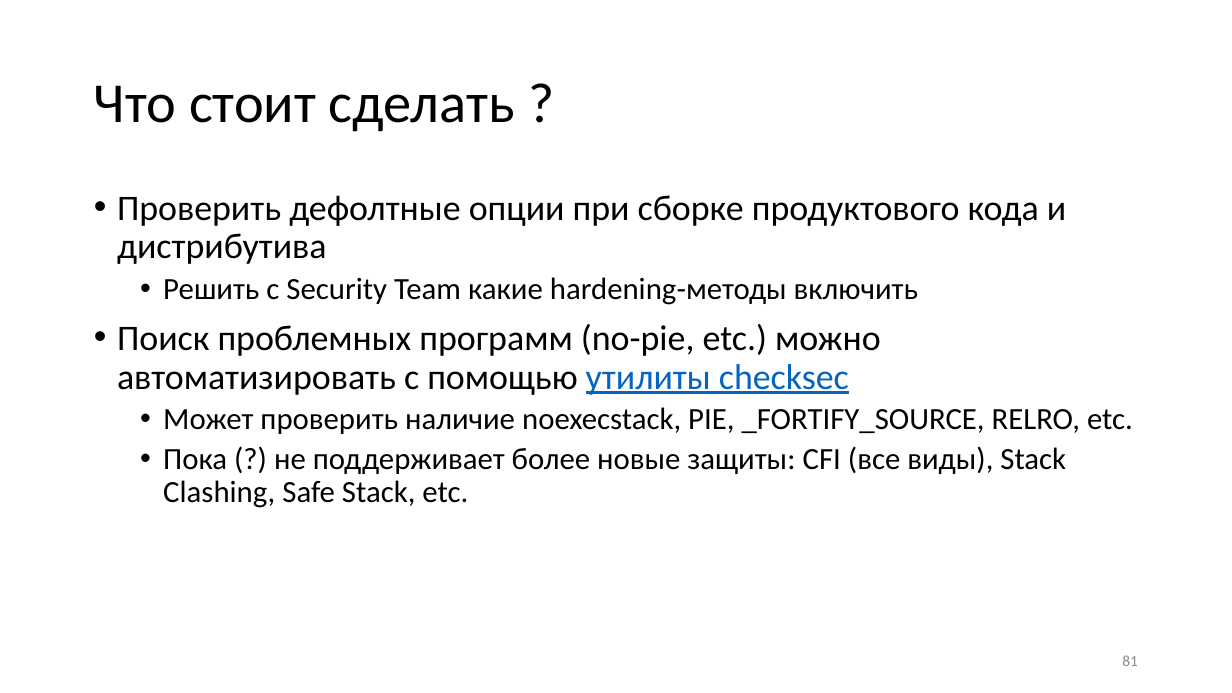
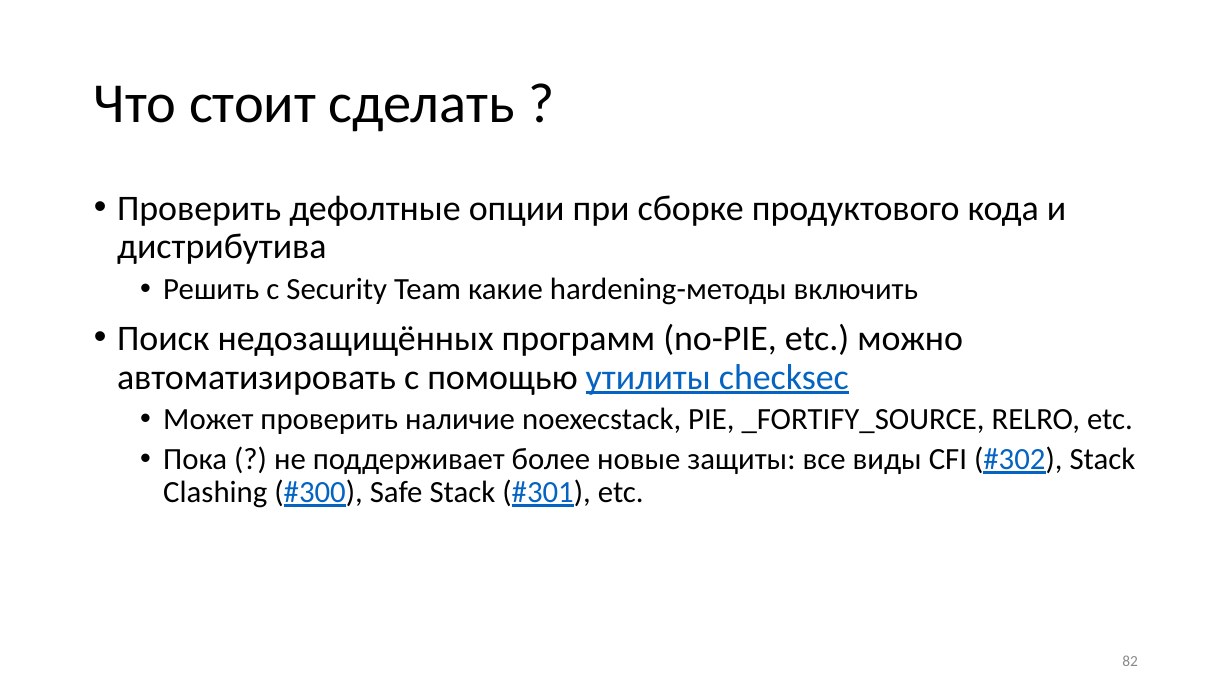
Before and after one commit to yugr/slides, a slide deck: slide 82 of CppZeroCost/2025/RU.pptx (slide 81 before the commit). Drawn at 1232x693 pixels with LibreOffice and Linux fonts; fonts in the diff are those of the drawing. Boxes give left, top, right and bottom in pixels: in the first picture for what was removed or moved away, otherwise in the second. Text is boxed around its words. In the diff, an @@ line names an element or a change of style, - is before the commit and + after.

```diff
--- a/CppZeroCost/2025/RU.pptx
+++ b/CppZeroCost/2025/RU.pptx
@@ text at [117,324,963,395]: text changed @@
-• Поиск проблемных программ (no-pie, etc.) можно автоматизировать с помощью утилиты checksec
+• Поиск недозащищённых программ (no-PIE, etc.) можно автоматизировать с помощью утилиты checksec
@@ text at [163,446,1136,508]: text changed @@
-  • Пока (?) не поддерживает более новые защиты: CFI (все виды), Stack Clashing, Safe Stack, etc.
+  • Пока (?) не поддерживает более новые защиты: все виды CFI (#302), Stack Clashing (#300), Safe Stack (#301), etc.
@@ page number at [1122,655,1138,666]: text changed @@
-81
+82
```
Also in this commit, not shown: 8 other slides changed, 3 slides added, 2 slides removed, 3 other files.
